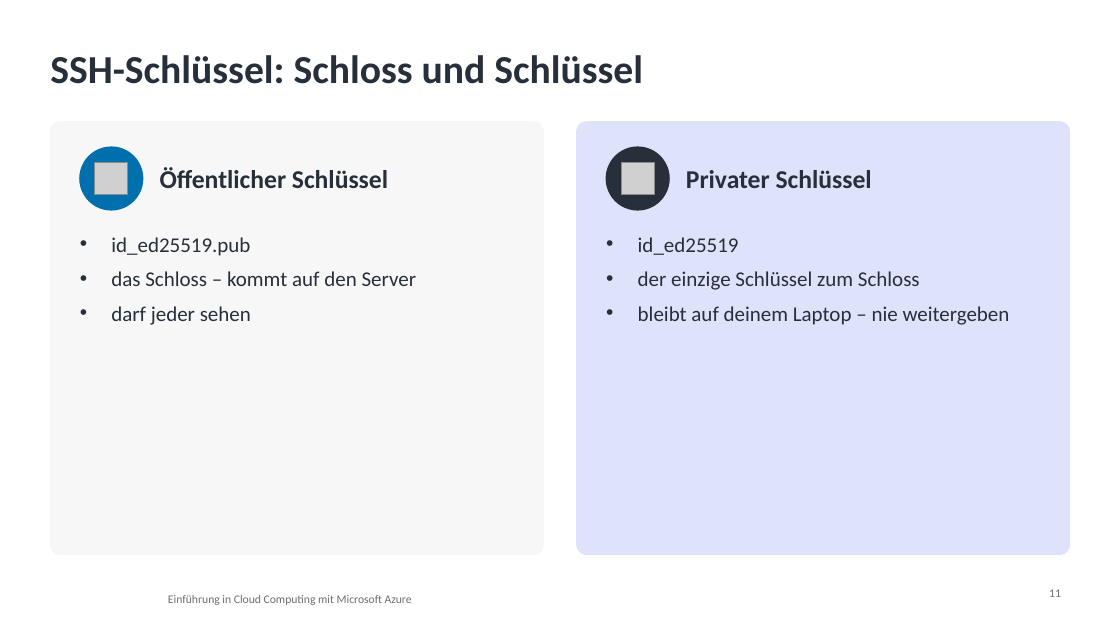
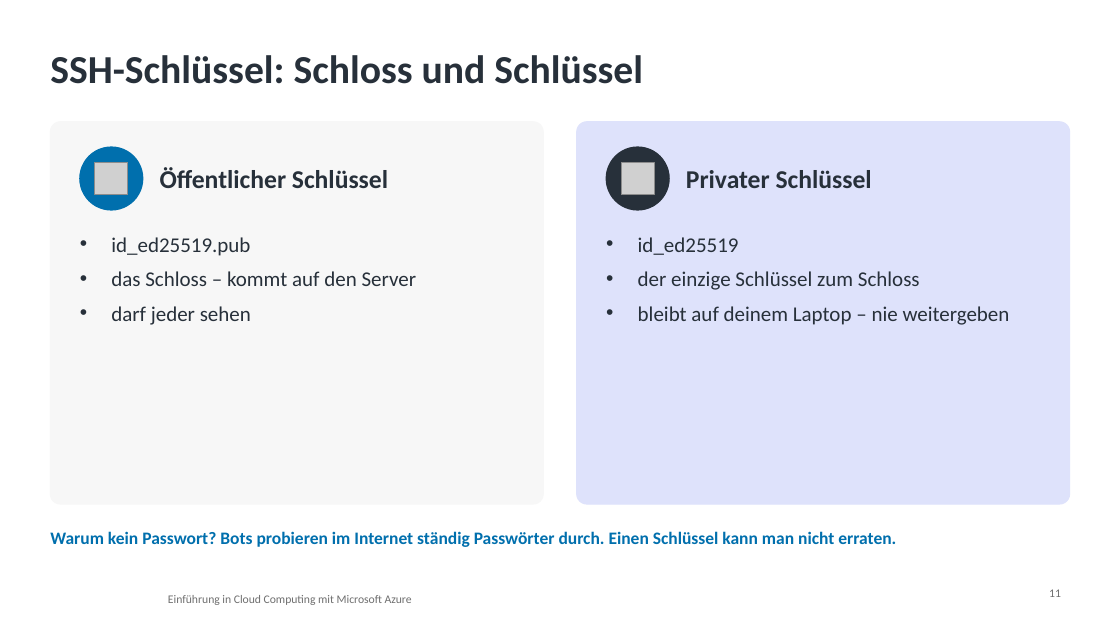
Before and after one commit to pat-teacher/azure-basics-training, a slide deck: slide 11 of praesentationen/input-01-virtualisierung.pptx. Drawn at 1120x630 pixels with LibreOffice and Linux fonts; fonts in the diff are those of the drawing; grey boxes stand for pictures; background and template pictures are left out. Boxes give left, top, right and bottom in pixels: in the first picture for what was removed or moved away, otherwise in the second. Text is boxed around its words. In the diff, an @@ line names an element or a change of style, - is before the commit and + after.

```diff
--- a/praesentationen/input-01-virtualisierung.pptx
+++ b/praesentationen/input-01-virtualisierung.pptx
@@ rounded rectangle: place and size @@
-rounded rectangle at (50, 122, 544, 555)
+rounded rectangle at (50, 122, 544, 504)
@@ rounded rectangle at (50, 122, 544, 504): proportions changed @@
@@ rounded rectangle at (577, 122, 1070, 504): proportions changed @@
@@ rounded rectangle: place and size @@
-rounded rectangle at (577, 122, 1070, 555)
+rounded rectangle at (577, 122, 1070, 504)
@@ text added at (50, 531, 896, 547), 15 pt, text #006FAD, bold @@
+Warum kein Passwort? Bots probieren im Internet ständig Passwörter durch. Einen Schlüssel kann man nicht erraten.
```
Also in this commit, not shown: 1 other slide changed, 1 slide added, 10 other files.
